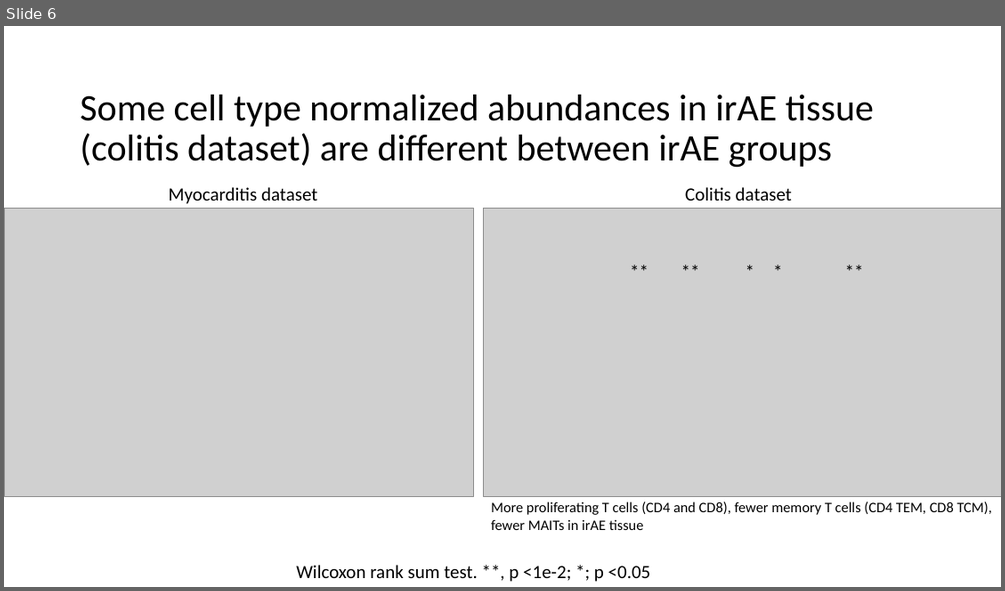
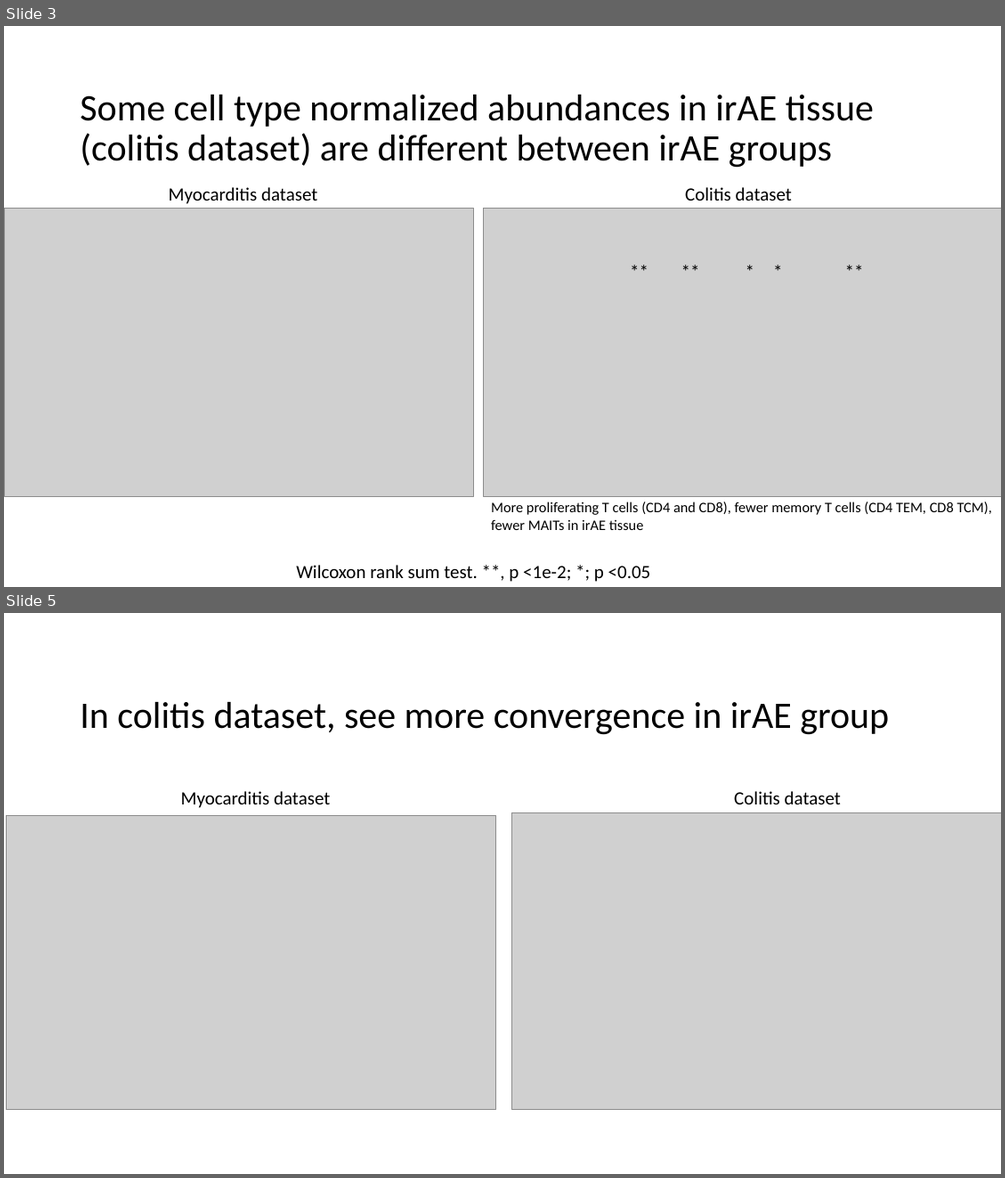
Before and after one commit to tybottorff/bottorffdocs, a slide deck: linsley_postdoc/presentations/weekly_meetings/1_4_24.pptx. Shown one above the other, each under a label of ours: slide 6 before the commit, slides 3 and 5 after it; the slides between them are not shown. The pictures are 1005x591 and 1005x1178 pixels, drawn with LibreOffice and Linux fonts; fonts in the diff are those of the drawing; grey boxes stand for pictures. Boxes give left, top, right and bottom in pixels: in the first picture for what was removed or moved away, otherwise in the second. Text is boxed around its words. In the diff, an @@ line names an element or a change of style, - is before the commit and + after.

```diff
--- a/linsley_postdoc/presentations/weekly_meetings/1_4_24.pptx
+++ b/linsley_postdoc/presentations/weekly_meetings/1_4_24.pptx
@@ slide 5 added at (4, 613, 1001, 1174), background #FFFFFF @@
@@ title added at (80, 702, 889, 735), 36 pt, text #000000 @@
+In colitis dataset, see more convergence in irAE group
@@ text added at (181, 791, 330, 808), 18 pt, text #000000 @@
+Myocarditis dataset
@@ text added at (734, 791, 841, 804), 18 pt, text #000000 @@
+Colitis dataset
@@ picture added at (7, 815, 495, 1109) @@
@@ picture added at (512, 813, 1001, 1110) @@
@@ what was slide 6 is now slide 3 @@
```
Also in this commit, not shown: 10 slides changed, 3 other slides added, 3 slides removed.
